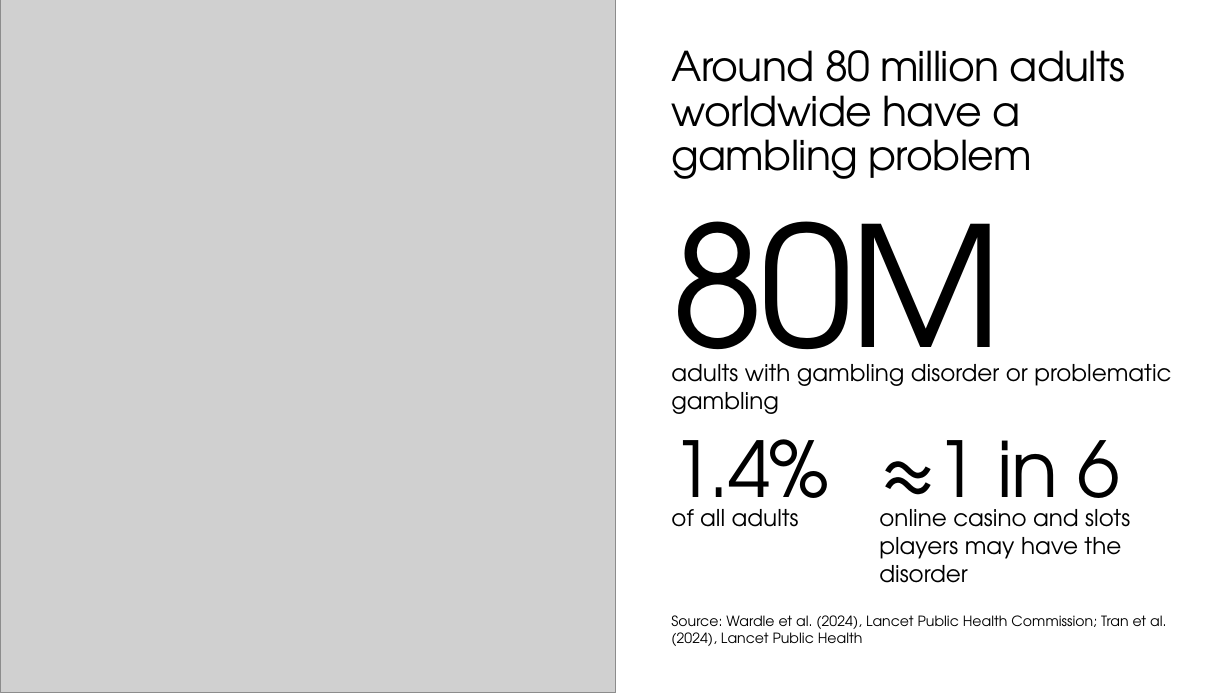
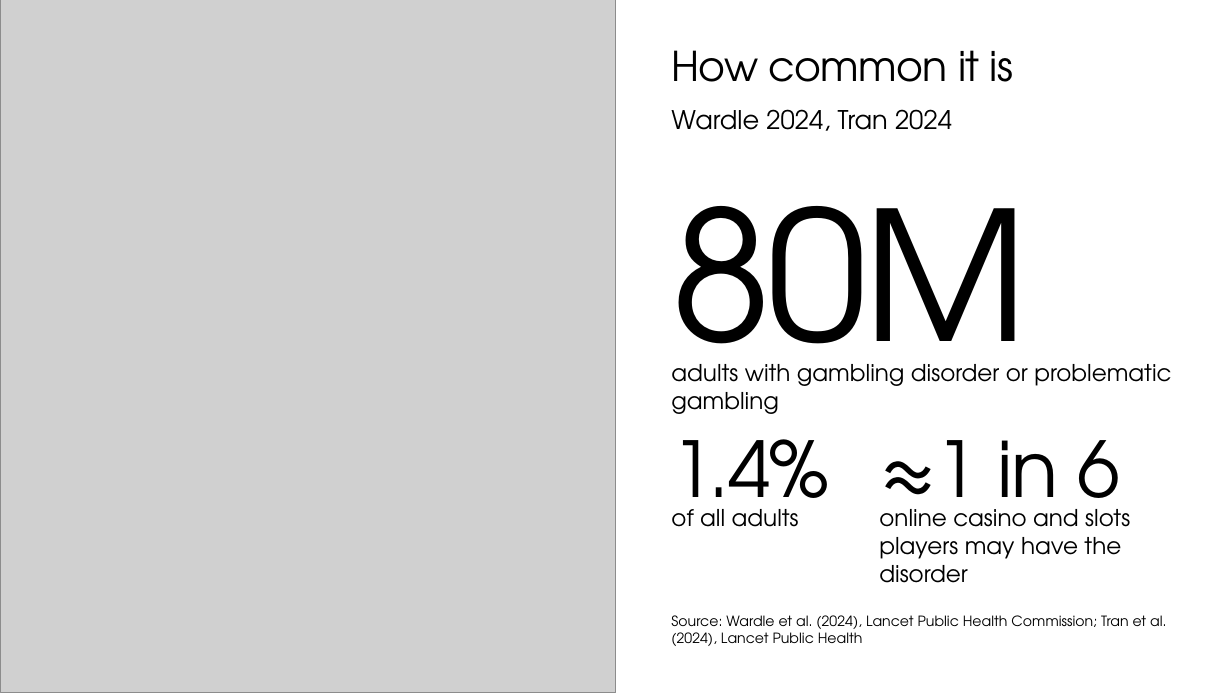
Before and after one commit to matisqaceme/Study, a slide deck: slide 3 of psychology/gambling-disorder/Gambling_Disorder_9990.pptx. Drawn at 1232x693 pixels with LibreOffice and Linux fonts; fonts in the diff are those of the drawing; grey boxes stand for pictures. Boxes give left, top, right and bottom in pixels: in the first picture for what was removed or moved away, otherwise in the second. Text is boxed around its words. In the diff, an @@ line names an element or a change of style, - is before the commit and + after.

```diff
--- a/psychology/gambling-disorder/Gambling_Disorder_9990.pptx
+++ b/psychology/gambling-disorder/Gambling_Disorder_9990.pptx
@@ title removed at [671,50,1126,179] @@
-Around 80 million adults worldwide have a gambling problem
@@ title added at [671,50,1013,82], 32 pt, text #000000 @@
+How common it is
@@ text added at [671,109,952,131], 20 pt, text #000000 @@
+Wardle 2024, Tran 2024
@@ text "80M": place and size @@
-text "80M" at [671,173,1003,414]
+text "80M" at [671,206,1028,414]
@@ text "80M" at [671,206,1028,414]: size 130 to 140 pt, letter spacing -2.5 to -2.8 pt @@
```
Also in this commit, not shown: 5 other slides changed, 1 other file.
